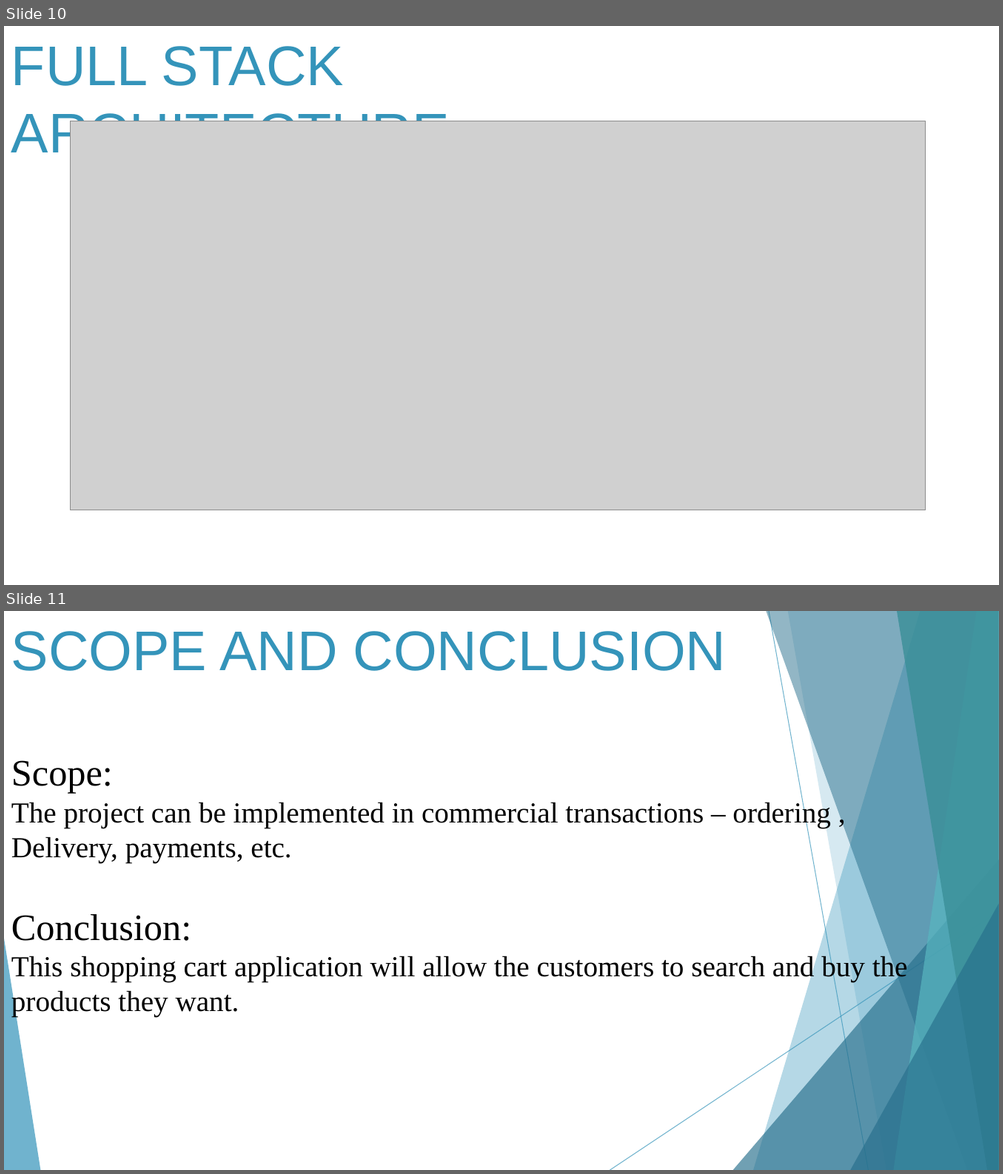
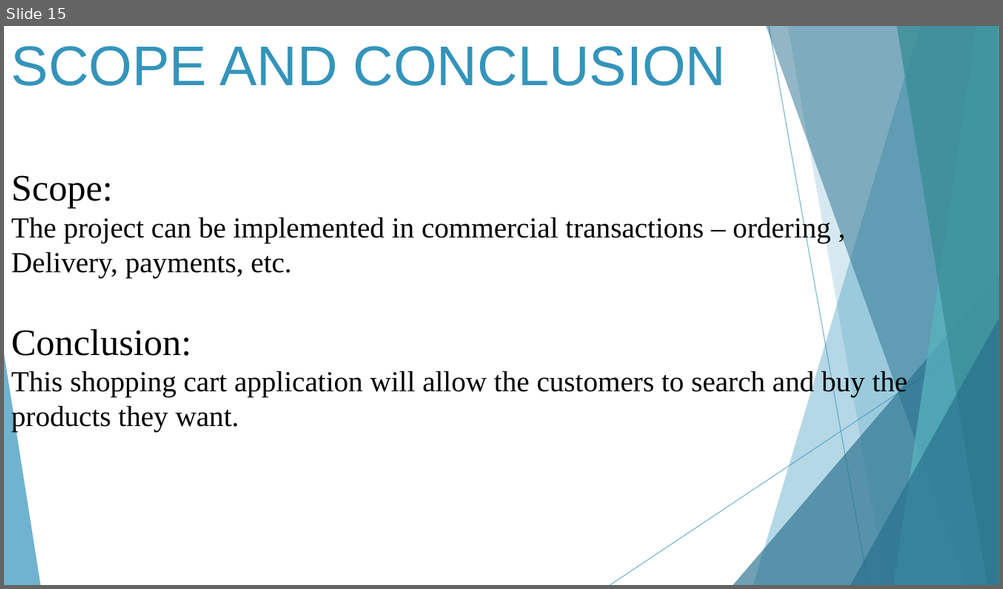
Before and after one commit to aspatil12/Final-ppt, a slide deck: shopFinal.pptx. Shown one above the other, each under a label of ours: slides 10 and 11 before the commit, slide 15 after it. The pictures are 1003x1174 and 1003x589 pixels, drawn with LibreOffice and Linux fonts; fonts in the diff are those of the drawing; grey boxes stand for pictures. Boxes give left, top, right and bottom in pixels: in the first picture for what was removed or moved away, otherwise in the second. Text is boxed around its words. In the diff, an @@ line names an element or a change of style, - is before the commit and + after.

```diff
--- a/shopFinal.pptx
+++ b/shopFinal.pptx
@@ slide 10 removed at [4, 26, 999, 585], background #FFFFFF @@
@@ text removed at [11, 46, 449, 163] @@
-FULL STACK ARCHITECTURE
@@ picture removed at [71, 121, 926, 510] @@
@@ what was slide 11 is now slide 15 @@
```
Also in this commit, not shown: 4 slides changed, 3 slides added.
